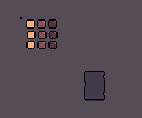
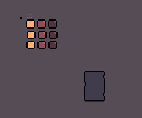
The second 142 x 118 image is a revision of the first. Changes to its layers:
painted on "Frame" over box(84, 92, 105, 102)
